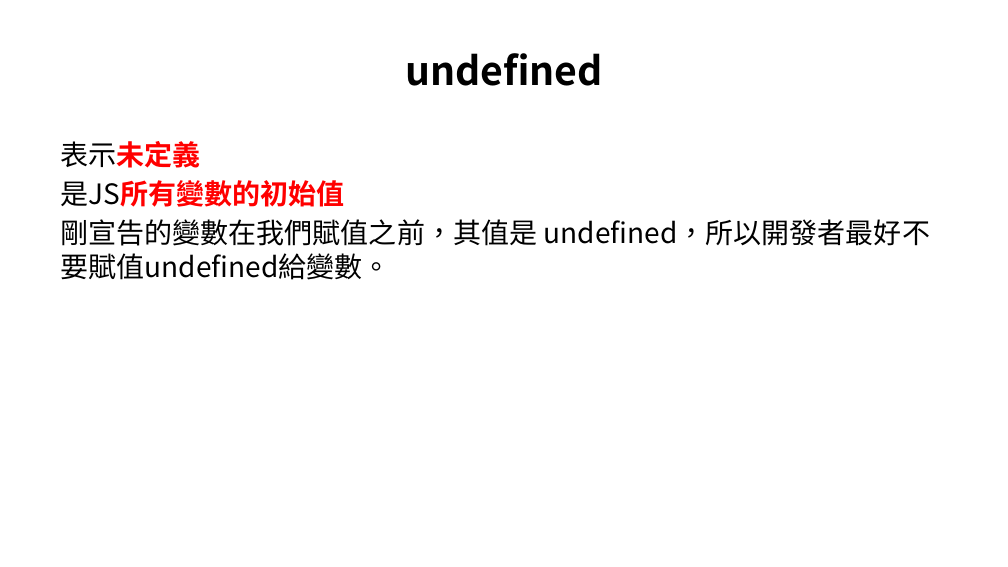
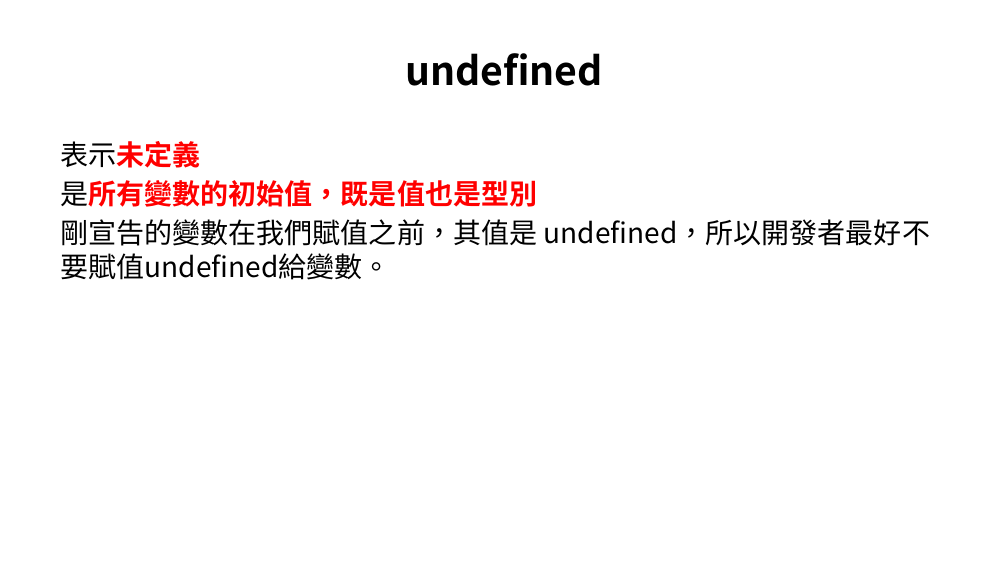
Before and after one commit to allen8101070/JavaScript-PPT, a slide deck: slide 24 of javaScript.pptx (slide 25 before the commit). Drawn at 1008x567 pixels with LibreOffice and Linux fonts; fonts in the diff are those of the drawing. Boxes give left, top, right and bottom in pixels: in the first picture for what was removed or moved away, otherwise in the second. Text is boxed around its words. In the diff, an @@ line names an element or a change of style, - is before the commit and + after.

```diff
--- a/javaScript.pptx
+++ b/javaScript.pptx
@@ text at <box>60,180,537,207</box>: text changed @@
-是JS所有變數的初始值
+是所有變數的初始值，既是值也是型別
```
Also in this commit, not shown: 12 other slides changed, 6 slides added, 4 slides removed.
